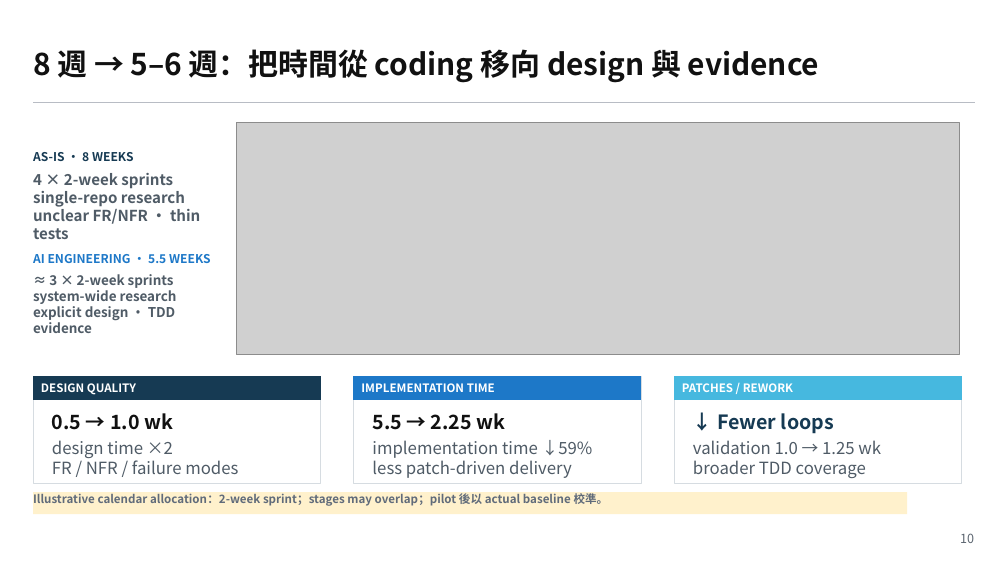
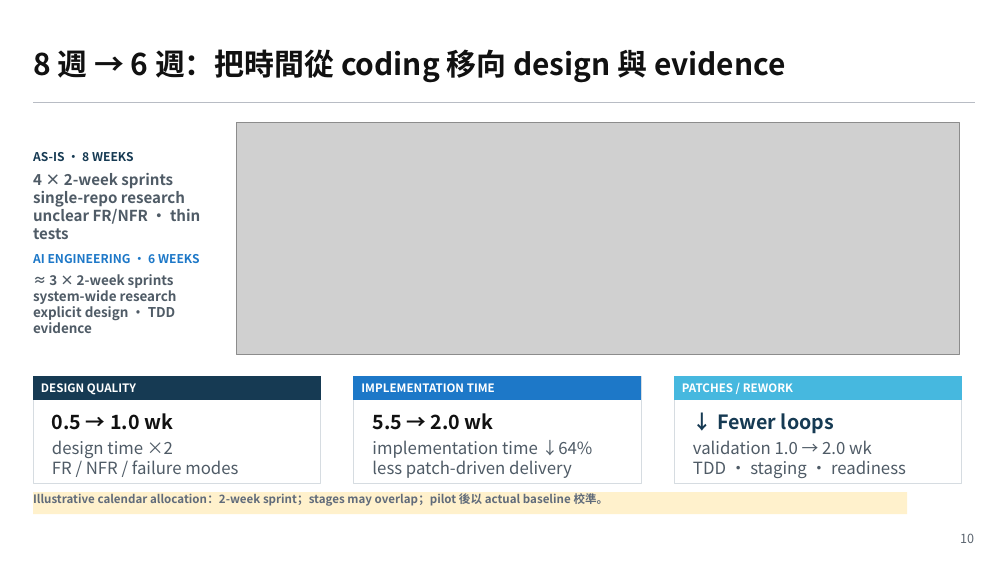
Before and after one commit to yschiang/ai_engineering, a slide deck: slide 10 of presentation/06_Training_Presentation.pptx. Drawn at 1008x567 pixels with LibreOffice and Linux fonts; fonts in the diff are those of the drawing; grey boxes stand for pictures. Boxes give left, top, right and bottom in pixels: in the first picture for what was removed or moved away, otherwise in the second. Text is boxed around its words. In the diff, an @@ line names an element or a change of style, - is before the commit and + after.

```diff
--- a/presentation/06_Training_Presentation.pptx
+++ b/presentation/06_Training_Presentation.pptx
@@ text at (33,49,785,83): text changed @@
-8 週 → 5–6 週：把時間從 coding 移向 design 與 evidence
+8 週 → 6 週：把時間從 coding 移向 design 與 evidence
@@ text at (33,254,200,263): text changed @@
-AI ENGINEERING · 5.5 WEEKS
+AI ENGINEERING · 6 WEEKS
@@ text at (372,413,494,430): text changed @@
-5.5 → 2.25 wk
+5.5 → 2.0 wk
@@ text at (372,440,593,458): text changed @@
-implementation time ↓59%
+implementation time ↓64%
@@ text at (693,440,906,478): text changed @@
-validation 1.0 → 1.25 wk
-broader TDD coverage
+validation 1.0 → 2.0 wk
+TDD · staging · readiness
```
Also in this commit, not shown: 1 other slide changed, 3 other files.
